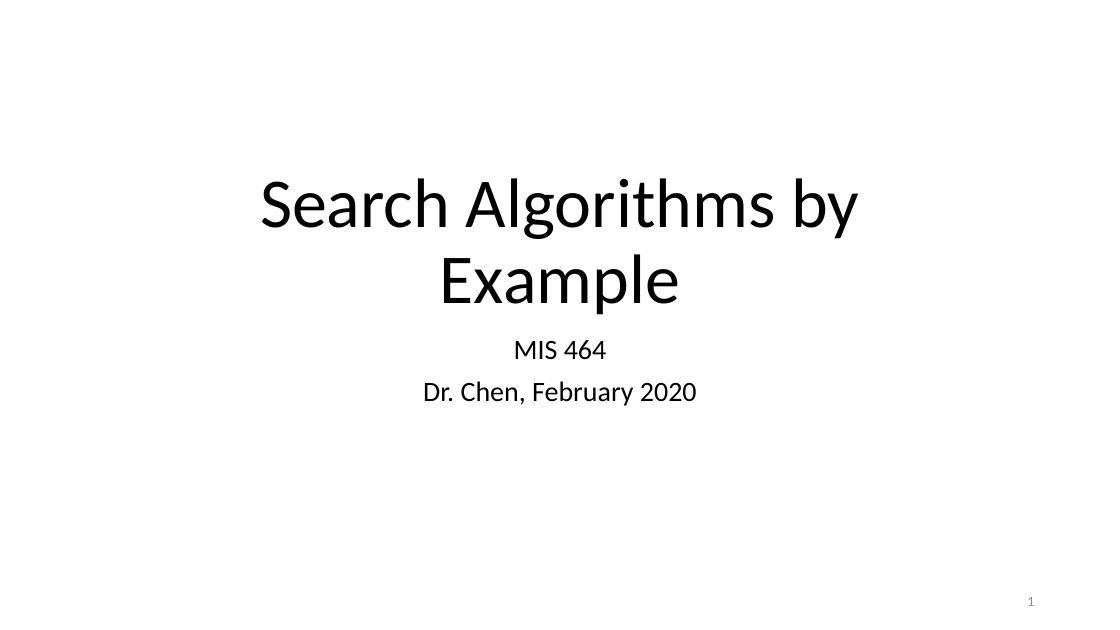
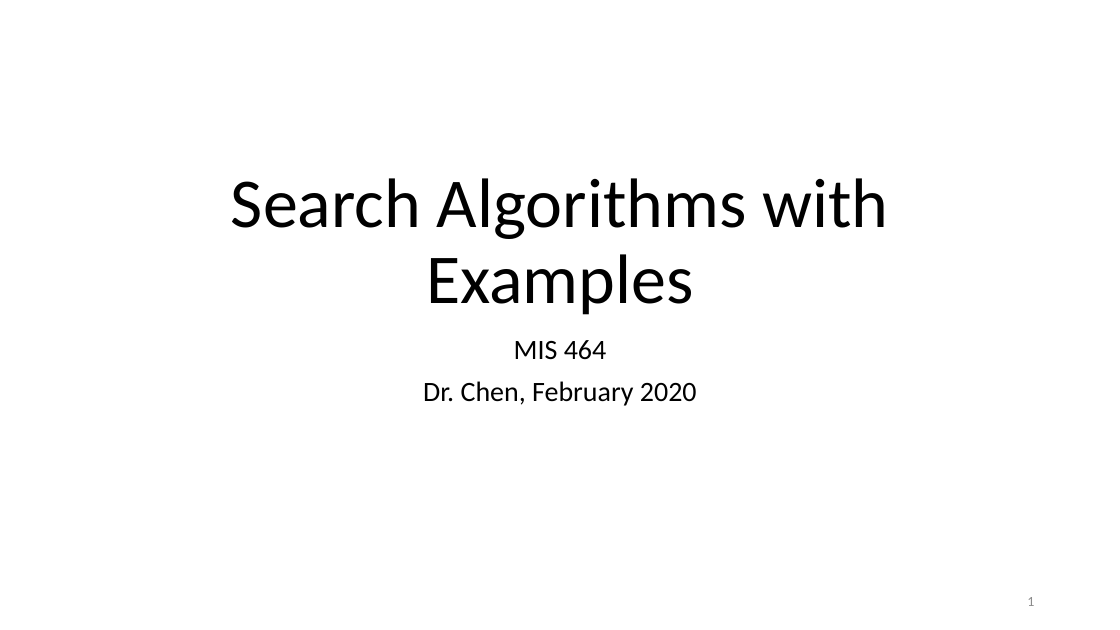
Before and after one commit to ailab-ua/courses, a slide deck: slide 1 of resources/Solution.pptx. Drawn at 1120x630 pixels with LibreOffice and Linux fonts; fonts in the diff are those of the drawing. Boxes give left, top, right and bottom in pixels: in the first picture for what was removed or moved away, otherwise in the second. Text is boxed around its words. In the diff, an @@ line names an element or a change of style, - is before the commit and + after.

```diff
--- a/resources/Solution.pptx
+++ b/resources/Solution.pptx
@@ title at bbox=[231, 178, 888, 315]: text changed @@
-Search Algorithms by Example
+Search Algorithms with Examples
```
